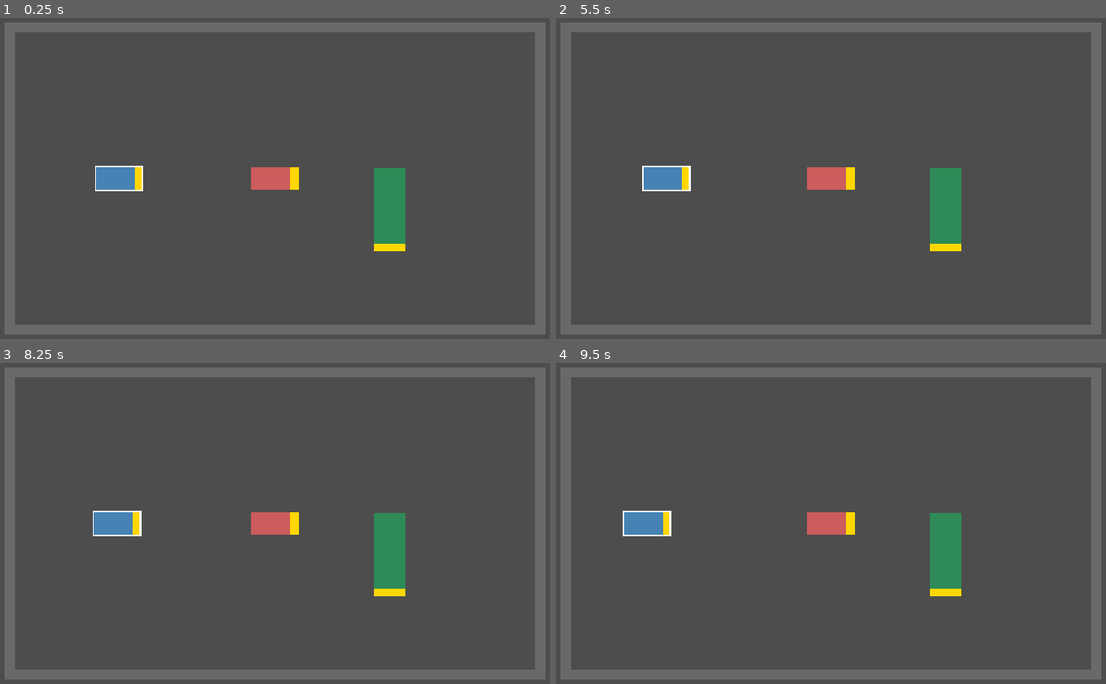
Above: before the commit, frames 1-4 (two rows, left to right).
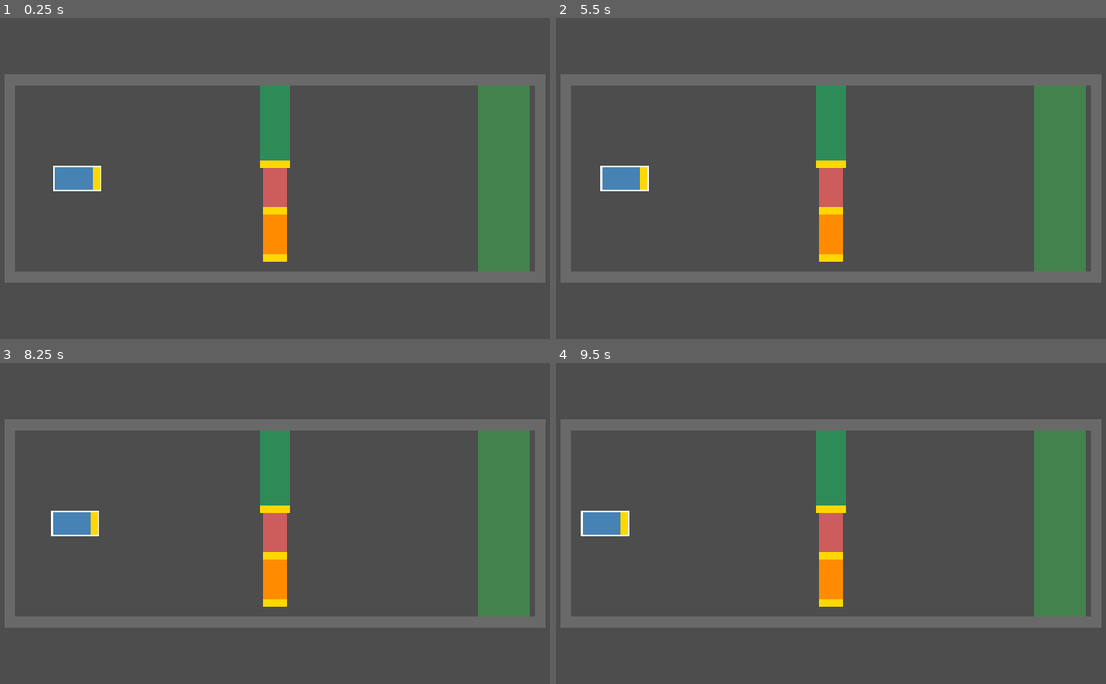
Above: after the commit, the same moments.

Repository: eshan014/carjam
Game: Godot game, scene res://main.tscn
Two runs of this game, one before a commit and one after it. Both use one fixed random seed, a clock stepped at 60 frames per second and the inputs below. The project has no main scene, so this scene is started directly.
Inputs (mouse positions are in pixels of both pictures, inside the frame that each line leads up to):
- Up to frame 1 (0.25 s): no input
- Up to frame 2 (5.5 s): tap Enter at 0.5, 2, 3.5 s; move the mouse to (963, 162) at 0.52 s; hold D 0.53-1.25 s; hold Shift 0.53-1.25 s; click (963, 162) at 0.67 s; tap Space at 1.25, 2.75, 4.25 s; drag from (710, 194) to (803, 245) at 1.27 s; move the mouse to (891, 104) at 2.02 s; hold D 2.03-2.75 s; tap Ctrl at 2.1 s; drag from (803, 245) to (649, 127) at 2.77 s; move the mouse to (1012, 229) at 3.52 s; hold A 3.53-4.25 s; tap 1 at 3.6 s; drag from (649, 127) to (743, 95) at 4.27 s; move the mouse to (858, 178) at 5.02 s; hold S from 5.03 s (still down); tap Alt at 5.1 s; click (858, 178) at 5.17 s
- Up to frame 3 (8.25 s): release S at 5.75 s; drag from (187, 440) to (154, 539) at 5.77 s; move the mouse to (407, 507) at 6.52 s; hold W 6.53-7.25 s; hold R 6.53-7.25 s; drag from (154, 539) to (247, 590) at 7.27 s; move the mouse to (335, 449) at 8.02 s; hold S from 8.03 s (still down); hold Shift from 8.03 s (still down)
- Up to frame 4 (9.5 s): release S at 8.75 s; release Shift at 8.75 s; drag from (803, 590) to (649, 472) at 8.77 s

The runs differ from the first frame. In frame 1, 25% of the frame differs, in the area x 0-100%, y 1-99%; in frame 2, 25%; in frame 3, 25%; in frame 4, 25%.

Commit message:
feat:  win zone and first puzzle layout

Diff:
--- a/src/core/oriented_box.gd
+++ b/src/core/oriented_box.gd
@@ -25,6 +25,11 @@
 	return axis_x().orthogonal()
 
 
+func contains_point(point: Vector2) -> bool:
+	var offset := point - center
+	return absf(offset.dot(axis_x())) <= half_size.x and absf(offset.dot(axis_y())) <= half_size.y
+
+
 ## Half the width of this box when seen along a unit-length direction.
 func radius_on(direction: Vector2) -> float:
 	return half_size.x * absf(direction.dot(axis_x())) + half_size.y * absf(direction.dot(axis_y()))
--- a/src/core/sim_world.gd
+++ b/src/core/sim_world.gd
@@ -6,6 +6,8 @@
 
 var cars: Array[SimCar] = []
 var walls: Array[OrientedBox] = []
+var goal: OrientedBox = null
+var primary: SimCar = null
 
 
 func add_car(car: SimCar) -> void:
@@ -14,6 +16,12 @@
 
 func add_wall(wall: OrientedBox) -> void:
 	walls.append(wall)
+
+
+func is_won() -> bool:
+	if goal == null or primary == null:
+		return false
+	return goal.contains_point(primary.state.position)
 
 
 func step(dt: float) -> void:
--- a/src/game/main.gd
+++ b/src/game/main.gd
@@ -1,10 +1,14 @@
 extends Node2D
-## Prototype arena. W/A/S/D or arrows drive, 1/2/3 pick the car, R resets.
+## Prototype puzzle. W/A/S/D or arrows drive, 1-4 pick the car, R resets.
+## Get the blue car into the green zone.
 
 const ARENA_CENTER := Vector2(576, 324)
-const ARENA_HALF := Vector2(500, 280)
+const ARENA_HALF := Vector2(500, 180)
 const WALL_THICKNESS := 20.0
-const CAR_COLORS: Array[Color] = [Color.STEEL_BLUE, Color.INDIAN_RED, Color.SEA_GREEN]
+const CAR_COLORS: Array[Color] = [
+	Color.STEEL_BLUE, Color.SEA_GREEN, Color.INDIAN_RED, Color.DARK_ORANGE
+]
+const GOAL_COLOR := Color(0.2, 0.9, 0.3, 0.35)
 
 var _world: SimWorld
 var _driven: SimCar
@@ -32,6 +36,7 @@
 
 
 func _draw() -> void:
+	_draw_box(_world.goal, GOAL_COLOR)
 	for wall in _world.walls:
 		_draw_box(wall, Color.DIM_GRAY)
 	for i in range(_world.cars.size()):
@@ -42,6 +47,17 @@
 		draw_rect(Rect2(Vector2(half.x - 15.0, -half.y), Vector2(15.0, half.y * 2.0)), Color.GOLD)
 		if car == _driven:
 			draw_rect(Rect2(-half, half * 2.0), Color.WHITE, false, 3.0)
+	if _world.is_won():
+		draw_set_transform(Vector2.ZERO, 0.0)
+		draw_string(
+			ThemeDB.fallback_font,
+			Vector2(40.0, 50.0),
+			"SOLVED! Press R to reset",
+			HORIZONTAL_ALIGNMENT_LEFT,
+			-1.0,
+			32,
+			Color.WHITE
+		)
 
 
 func _draw_box(box: OrientedBox, color: Color) -> void:
@@ -61,10 +77,14 @@
 	_world.add_wall(OrientedBox.make(ARENA_CENTER + Vector2(-edge_x, 0), 0.0, tall))
 	_world.add_wall(OrientedBox.make(ARENA_CENTER + Vector2(edge_x, 0), 0.0, tall))
 
-	_world.add_car(SimCar.make(ARENA_CENTER + Vector2(-300, 0), 0.0, CarParams.compact()))
-	_world.add_car(SimCar.make(ARENA_CENTER + Vector2(0, 0), 0.0, CarParams.compact()))
-	_world.add_car(SimCar.make(ARENA_CENTER + Vector2(220, 60), PI / 2.0, CarParams.truck()))
-	_driven = _world.cars[0]
+	var primary := SimCar.make(ARENA_CENTER + Vector2(-380, 0), 0.0, CarParams.compact())
+	_world.add_car(primary)
+	_world.primary = primary
+	_world.add_car(SimCar.make(ARENA_CENTER + Vector2(0, -100), PI / 2.0, CarParams.truck()))
+	_world.add_car(SimCar.make(ARENA_CENTER + Vector2(0, 25), PI / 2.0, CarParams.compact()))
+	_world.add_car(SimCar.make(ARENA_CENTER + Vector2(0, 115), PI / 2.0, CarParams.compact()))
+	_world.goal = OrientedBox.make(ARENA_CENTER + Vector2(440, 0), 0.0, Vector2(50, ARENA_HALF.y))
+	_driven = primary
 
 
 func _axis(negative: Key, positive: Key) -> float:
--- /dev/null
+++ b/tests/unit/test_goal.gd
@@ -0,0 +1,44 @@
+extends GutTest
+
+var _world: SimWorld
+var _primary: SimCar
+
+
+func before_each() -> void:
+	_world = SimWorld.new()
+	_primary = SimCar.make(Vector2.ZERO, 0.0, CarParams.compact())
+	_world.add_car(_primary)
+	_world.primary = _primary
+	_world.goal = OrientedBox.make(Vector2(500, 0), 0.0, Vector2(50, 100))
+
+
+func test_box_contains_point_respects_rotation() -> void:
+	var bar := OrientedBox.make(Vector2.ZERO, PI / 4.0, Vector2(10, 2))
+	assert_true(bar.contains_point(Vector2(5, 5)))
+	assert_false(bar.contains_point(Vector2(5, -5)))
+
+
+func test_not_won_at_start() -> void:
+	assert_false(_world.is_won())
+
+
+func test_won_when_primary_center_is_in_goal() -> void:
+	_primary.state.position = Vector2(500, 0)
+	assert_true(_world.is_won())
+
+
+func test_not_won_when_primary_is_outside_goal() -> void:
+	_primary.state.position = Vector2(500, 150)
+	assert_false(_world.is_won())
+
+
+func test_other_car_in_goal_does_not_win() -> void:
+	var other := SimCar.make(Vector2(500, 0), 0.0, CarParams.compact())
+	_world.add_car(other)
+	assert_false(_world.is_won())
+
+
+func test_no_goal_means_not_won() -> void:
+	_world.goal = null
+	_primary.state.position = Vector2(500, 0)
+	assert_false(_world.is_won())
Not shown, added: tests/unit/test_goal.gd.uid
Not shown, added: docs/backlog.md
